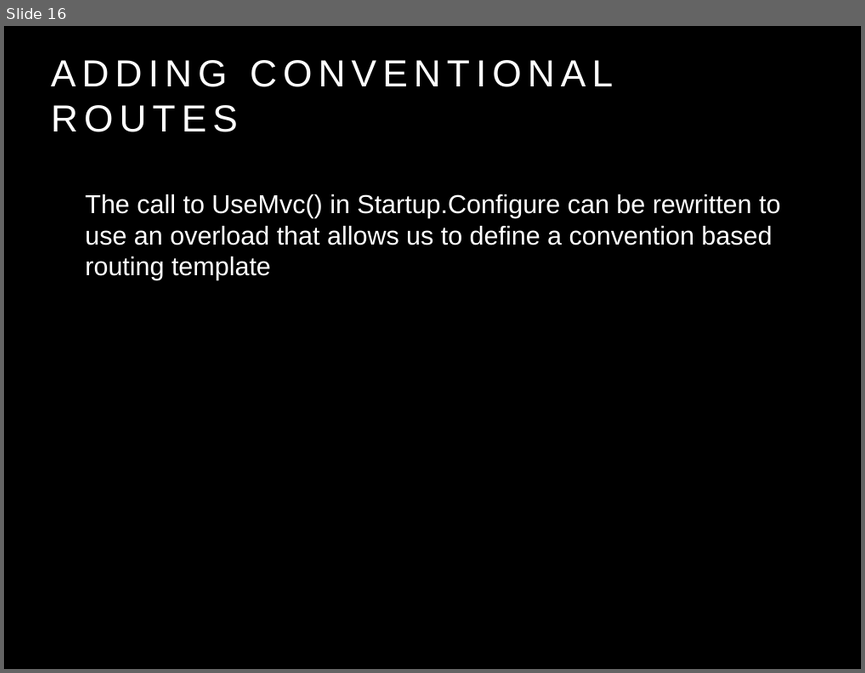
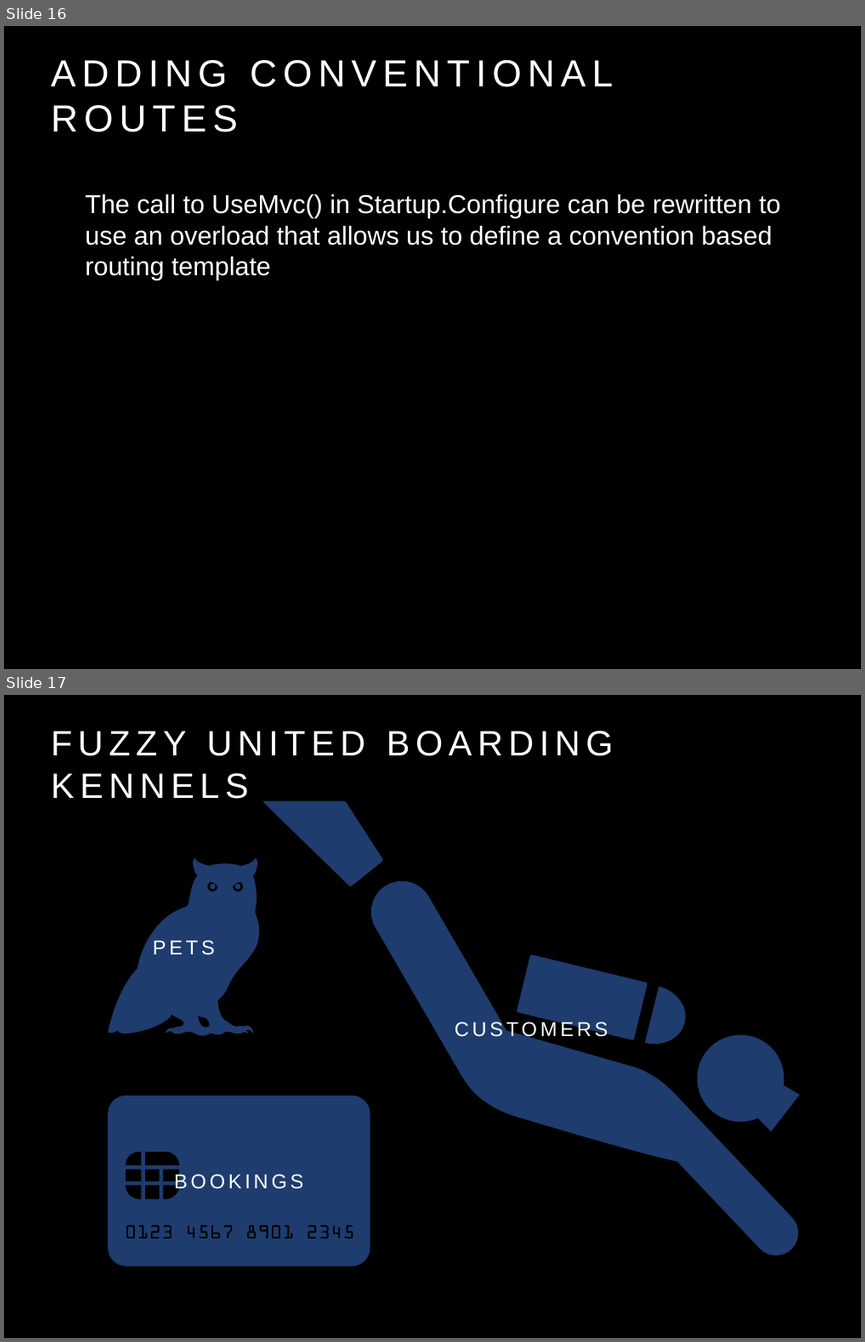
Before and after one commit to jburger/aspnet-core-training, a slide deck: slides/presentation.pptx. Shown one above the other, each under a label of ours: slide 16 before the commit, slides 16 and 17 after it. The pictures are 865x673 and 865x1342 pixels, drawn with LibreOffice and Linux fonts; fonts in the diff are those of the drawing. Boxes give left, top, right and bottom in pixels: in the first picture for what was removed or moved away, otherwise in the second. Text is boxed around its words. In the diff, an @@ line names an element or a change of style, - is before the commit and + after.

Commit message:
Updated slides for DDD basics

```diff
--- a/slides/presentation.pptx
+++ b/slides/presentation.pptx
@@ slide 17 added at (4, 695, 861, 1338), background #000000 @@
@@ title added at (51, 731, 613, 799), 42 pt, text #FFFFFF @@
+FUZZY UNITED BOARDING KENNELS
@@ freeform shape added at (263, 801, 800, 1255), fill #1E3C6E, 24 pt, text #FFFFFF @@
+CUSTOMERS
@@ freeform shape added at (109, 857, 260, 1036), fill #1E3C6E, 24 pt, text #FFFFFF @@
+PETS
@@ freeform shape added at (108, 1095, 370, 1265), fill #1E3C6E, 24 pt, text #FFFFFF @@
+BOOKINGS
```
Also in this commit, not shown: 1 other file.
